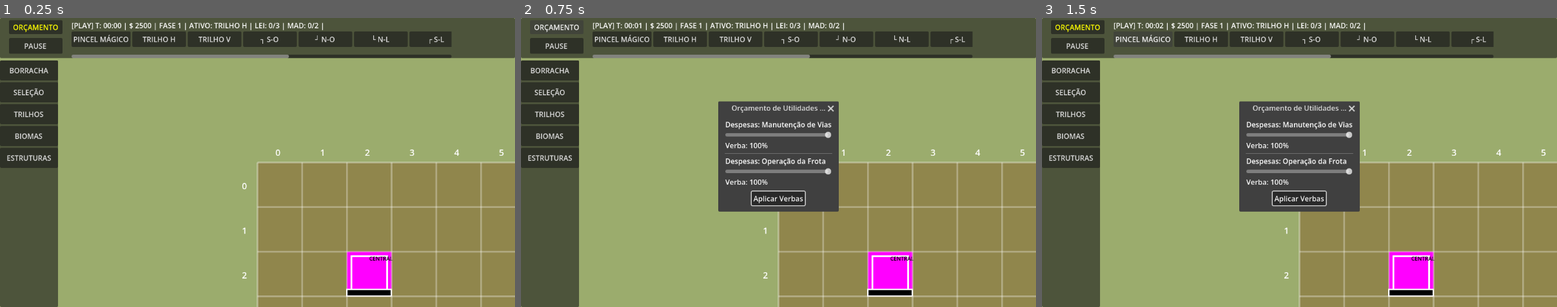
Above: before the commit, frames 1-3 (left to right).
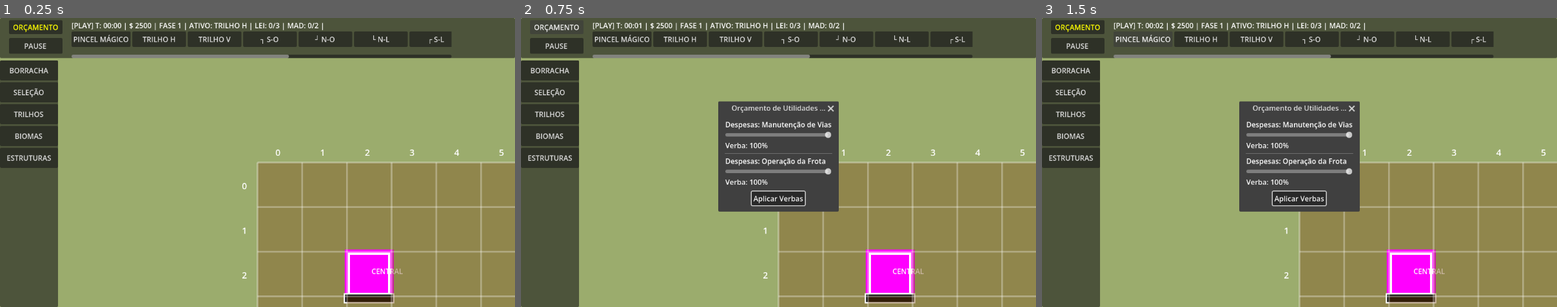
Above: after the commit, the same moments.

Repository: jonathanhenriques/tremOS
Game: Godot game, scene res://scenes/main/main.tscn
The game is run twice, just before and just after one commit, with the same random seed, the same clock (stepped at 60 frames per second) and the same inputs. The project has no main scene, so this scene is started directly.
Inputs:
- Up to frame 1 (0.25 s): no input
- Up to frame 2 (0.75 s): click "ORÇAMENTO" at 0.5 s
- Up to frame 3 (1.5 s): click "PINCEL MÁGICO" at 1.25 s

The runs differ from the first frame. In frame 1, 1.1% of the frame differs, in the area x 66-79%, y 79-99%; in frame 2, 1.1%; in frame 3, 1.1%.

Commit message:
alterar letra da bifurcação e cruzamento. aumentando tamanho dos trens.  alteracao na Frente da Estacao  e Botao de (Continuar) no popup de colisao

Diff:
--- a/scenes/main/game_manager.gd
+++ b/scenes/main/game_manager.gd
@@ -46,6 +46,9 @@
 var custos_construcao = {3: 10, 4: 10, 18: 15, 19: 15, 20: 15, 21: 15, 5: 30, 6: 40, 7: 50, 12: 100, 13: 100, 15: 150, 16: 150, 23: 50, 24: 50}
 var estacoes_oferta = {}
 
+var popup_game_over: ConfirmationDialog
+var jogo_perdido: bool = false
+
 var categorias = {"TRILHOS": [22, 3, 4, 18, 19, 20, 21, 5, 6, 7, 23, 24], "BIOMAS": [2, 11, 14, 9, 10], "ESTRUTURAS": [17, 8, 12, 13, 15, 16]}
 var nomes_tiles = {0: "BORRACHA", 1: "SELEÇÃO", 2: "TERRA", 3: "TRILHO H", 4: "TRILHO V", 18: "┐ S-O", 19: "┘ N-O", 20: …(268 unchanged characters)…
 
@@ -73,6 +76,17 @@
 	if not Input.is_mouse_button_pressed(MOUSE_BUTTON_LEFT):
 		ultima_pos_pincel = Vector2i(-1, -1)
 
+	# --- LÓGICA DE ROTAÇÃO DOS TRENS ---
+	# Faz o trem sempre "olhar" para onde está indo, garantindo que o vagão fique atrás
+	for id in trens_ativos.keys():
+		var t = trens_ativos[id]
+		if is_instance_valid(t):
+			var prev_pos = t.get_meta("prev_pos", t.position)
+			if t.position.distance_squared_to(prev_pos) > 1.0: # Se ele se moveu
+				t.rotation = prev_pos.angle_to_point(t.position)
+				t.set_meta("prev_pos", t.position)
+
+
 func _setup_dialogos():
 	popup_confirmacao = ConfirmationDialog.new(); add_child(popup_confirmacao)
 	popup_confirmacao.title = "Aviso de Engenharia"; popup_confirmacao.dialog_text = "Deseja remover esta estação?"
@@ -90,7 +104,29 @@
 	popup_relatorio.confirmed.connect(_iniciar_nova_semana)
 	popup_relatorio.process_mode = Node.PROCESS_MODE_ALWAYS
 
+	# --- TELA DE COLISÃO (RESTAURADA) ---
+	popup_game_over = ConfirmationDialog.new()
+	add_child(popup_game_over)
+	popup_game_over.title = "💥 COLISÃO FERROVIÁRIA! 💥"
+	popup_game_over.ok_button_text = "Reiniciar Fase"
+	popup_game_over.cancel_button_text = "Abandonar Jogo"
+	popup_game_over.process_mode = Node.PROCESS_MODE_ALWAYS
+
+	var btn_dev = popup_game_over.add_button("Ignorar e Continuar", false, "continuar_dev")
+	btn_dev.pressed.connect(func():
+		jogo_perdido = false
+		get_tree().paused = false
+		popup_game_over.hide()
+	)
+
+	popup_game_over.confirmed.connect(func(): _iniciar_fase(nivel_atual))
+	popup_game_over.canceled.connect(func(): get_tree().quit())
+	# ------------------------------------
+
 	_construir_painel_orcamento()
+
+
+
 
 func _construir_painel_orcamento():
 	popup_orcamento = AcceptDialog.new(); add_child(popup_orcamento)
@@ -472,15 +508,32 @@
 	_reconstruir_malha()
 	ultima_pos_pincel = Vector2i(x, y)
 
+
+
 func _spawnar_trem(pontos, id, carga, o, d):
 	var t = Node2D.new(); t.name = id; t.z_index = 20; add_child(t); trens_ativos[id] = t
-	var loc = ColorRect.new(); loc.size = Vector2(40, 30); loc.color = Color(0.1, 0.1, 0.1); t.add_child(loc)
-	var vag = ColorRect.new(); vag.name = "Vagao"; vag.size = Vector2(25, 20); vag.color = Color(0.3, 0.3, 0.3); vag.position = Vector2(42, 5); t.add_child(vag)
+
+	# --- TREM E VAGÃO MAIORES E ALINHADOS ---
+	var loc = ColorRect.new(); loc.size = Vector2(60, 40); loc.color = Color(0.1, 0.1, 0.1);
+	loc.position = Vector2(-30, -20) # Centro da Locomotiva no Pivot
+	t.add_child(loc)
+
+	var vag = ColorRect.new(); vag.name = "Vagao"; vag.size = Vector2(40, 30); vag.color = Color(0.3, 0.3, 0.3);
+	vag.position = Vector2(-75, -15) # Vagão sempre ATRÁS (-X) da Locomotiva
+	t.add_child(vag)
+	# ----------------------------------------
 
 	t.set_meta("origem", o)
 	t.set_meta("destino", d)
 
-	var pts = []; for p in pontos: pts.append(Vector2(p.x*100 + 10, p.y*100 + 35))
+	# Define a posição inicial na memória para a rotação funcionar desde o primeiro frame
+	var pos_inicial = Vector2(pontos[0].x * 100 + 50, pontos[0].y * 100 + 50)
+	t.set_meta("prev_pos", pos_inicial)
+	t.position = pos_inicial
+
+	var pts = [];
+	# Agora o ponto de navegação fica exatamente no centro do tile (50, 50)
+	for p in pontos: pts.append(Vector2(p.x*100 + 50, p.y*100 + 50))
 	var p_rev = pts.duplicate(); p_rev.reverse()
 
 	var vel = 0.4 / (verba_trens/100.0 * verba_vias/100.0)
@@ -493,6 +546,8 @@
 			t.get_node("Vagao").color = Color(0.3, 0.3, 0.3); estoque[carga] += 1; dinheiro += recompensas[carga]; receita_semanal += recompensas[carga]
 			_spawn_floating_text(t.position, "+ $" + str(recompensas[carga]), Color.GREEN); _atualizar_status_bar(); _checar_vitoria())
 
+
+
 func _checar_vitoria():
 	var ok = true
 	for r in metas.keys(): if metas[r] > 0 and estoque[r] < metas[r]: ok = false
--- a/scenes/tile/tile.gd
+++ b/scenes/tile/tile.gd
@@ -164,20 +164,12 @@
 	queue_redraw()
 
 # --- MÉTODOS VISUAIS E DESENHO ---
+
+
 func _desenhar_simbolo(estado, alpha, tex_node):
-	var c = Color(0, 0, 0, alpha)
-	var c_white = Color(1, 1, 1, alpha)
-	var font = get_theme_default_font()
-	var rect = Rect2(Vector2.ZERO, size)
-
-	if estado in [3, 12, 15, 23]:
-		tex_node.texture = _tex_trilho
-		tex_node.rotation = 0
-		tex_node.modulate = Color(0.1, 0.1, 0.1, alpha)
-	if estado in [4, 13, 16, 24]:
-		tex_node.texture = _tex_trilho
-		tex_node.rotation = PI/2
-		tex_node.modulate = Color(0.1, 0.1, 0.1, alpha)
+	var c = Color(0, 0, 0, alpha); var c_white = Color(1, 1, 1, alpha); var font = get_theme_default_font(); var rect = Rect2(Vector2.ZERO, size)
+	if estado in [3, 12, 15, 23]: tex_node.texture = _tex_trilho; tex_node.rotation = 0; tex_node.modulate = Color(0.1, 0.1, 0.1, alpha)
+	if estado in [4, 13, 16, 24]: tex_node.texture = _tex_trilho; tex_node.rotation = PI/2; tex_node.modulate = Color(0.1, 0.1, 0.1, alpha)
 	if estado in [18, 19, 20, 21]:
 		var p1 = Vector2(50, 50); var p2 = Vector2(50, 50)
 		if estado == 18: p1 = Vector2(50, 100); p2 = Vector2(0, 50)
@@ -186,43 +178,45 @@
 		if estado == 21: p1 = Vector2(50, 100); p2 = Vector2(100, 50)
 		draw_polyline_colors(PackedVector2Array([p1, Vector2(50, 50), p2]), [c, c, c], 8.0, true)
 	if estado == 5 or estado == 6:
-		var d_list = [Vector2i(0,-1), Vector2i(0,1), Vector2i(-1,0), Vector2i(1,0)]
-		var viz = []
+		var d_list = [Vector2i(0,-1), Vector2i(0,1), Vector2i(-1,0), Vector2i(1,0)]; var viz = []
 		for d in d_list:
 			var n = gm_ref._get_tile_at(pos_x + d.x, pos_y + d.y)
 			if n and gm_ref._eh_trilho_ou_estacao(n.estado_atual): viz.append(d)
-		if viz.size() == 0:
-			draw_string(font, Vector2(25, 65), "Y" if estado==5 else "H", HORIZONTAL_ALIGNMENT_CENTER, -1, 60, c)
+		if viz.size() == 0: draw_string(font, Vector2(25, 65), "Y" if estado==5 else "H", HORIZONTAL_ALIGNMENT_CENTER, -1, 60, c)
 		if viz.size() > 0:
-			for d in viz:
-				draw_line(Vector2(50, 50), Vector2(50, 50) + Vector2(d.x, d.y) * 50, c, 8.0)
-			draw_circle(Vector2(50, 50), 6.0, c)
-	if estado == 7:
-		draw_rect(rect, Color(0.1, 0.5, 0.1, 0.3 * alpha) if chave_aberta else Color(0.5, 0.1, 0.1, 0.3 * alpha))
-		draw_string(font, Vector2(35, 60), "S", HORIZONTAL_ALIGNMENT_CENTER, -1, 30, c_white)
+			for d in viz: draw_line(Vector2(50, 50), Vector2(50, 50) + Vector2(d.x, d.y) * 50, c, 8.0)
+			if estado == 5:
+				draw_circle(Vector2(50, 50), 14.0, c)
+				draw_colored_polygon(PackedVector2Array([Vector2(50, 42), Vector2(58, 56), Vector2(42, 56)]), Color(0.9, 0.7, 0.1, alpha))
+			elif estado == 6:
+				draw_rect(Rect2(38, 38, 24, 24), c)
+				draw_rect(Rect2(42, 42, 16, 16), Color(0.5, 0.5, 0.5, alpha))
+	if estado == 7: draw_rect(rect, Color(0.1, 0.5, 0.1, 0.3 * alpha) if chave_aberta else Color(0.5, 0.1, 0.1, 0.3 * alpha)); draw_string(font, Vector2(35, 60), "S", HORIZONTAL_ALIGNMENT_CENTER, -1, 30, c_white)
 	if estado == 23 or estado == 24:
-		draw_rect(Rect2(40, 15, 20, 15) if estado==23 else Rect2(15, 40, 15, 20), c)
-		draw_circle(Vector2(50, 22) if estado==23 else Vector2(22, 50), 5, Color(0, 1, 0, alpha) if semaforo_aberto else Color(1, 0, 0, alpha))
-
+		draw_rect(Rect2(40, 15, 20, 15) if estado==23 else Rect2(15, 40, 15, 20), c); draw_circle(Vector2(50, 22) if estado==23 else Vector2(22, 50), 5, Color(0, 1, 0, alpha) if semaforo_aberto else Color(1, 0, 0, alpha))
+
+	# --- ESTAÇÕES EXPANDIDAS E MAIORES ---
 	if estado == 17:
-		draw_rect(rect, Color(1, 0, 1, alpha))
-		draw_rect(Rect2(10, 10, 80, 80), c_white, false, 4.0)
-		draw_rect(Rect2(0, 85, 100, 15), Color(0, 0, 0, alpha))
-		draw_rect(Rect2(0, 85, 100, 15), c_white, false, 3.0)
-		draw_string(font, Vector2(50, 20), "CENTRAL", HORIZONTAL_ALIGNMENT_CENTER, -1, 12, c)
+		var rect_gigante = Rect2(-5, -5, 110, 110)
+		draw_rect(rect_gigante, Color(1, 0, 1, alpha))
+		draw_rect(Rect2(5, 5, 90, 90), c_white, false, 5.0)
+		draw_rect(Rect2(-5, 95, 110, 20), Color(0, 0, 0, alpha))
+		draw_rect(Rect2(-5, 95, 110, 20), c_white, false, 3.0)
+		draw_string(font, Vector2(55, 50), "CENTRAL", HORIZONTAL_ALIGNMENT_CENTER, -1, 16, c_white)
 	if estado == 8:
-		draw_rect(rect, Color(1, 0.84, 0, alpha))
-		draw_rect(Rect2(0, 85, 100, 15), Color(0, 0, 0, alpha))
-		draw_rect(Rect2(0, 85, 100, 15), c_white, false, 3.0)
-		draw_string(font, Vector2(50, 20), "TEM " + gm_ref.estacoes_oferta.get(Vector2i(pos_x, pos_y), "N/A"), HORIZONTAL_ALIGNMENT_CENTER, -1, 12, c)
+		var rect_gigante = Rect2(-5, -5, 110, 110)
+		draw_rect(rect_gigante, Color(1, 0.84, 0, alpha))
+		draw_rect(Rect2(-5, 95, 110, 20), Color(0, 0, 0, alpha))
+		draw_rect(Rect2(-5, 95, 110, 20), c_white, false, 3.0)
+		draw_string(font, Vector2(55, 50), "TEM " + gm_ref.estacoes_oferta.get(Vector2i(pos_x, pos_y), "N/A"), HORIZONTAL_ALIGNMENT_CENTER, -1, 18, c)
+	# -------------------------------------
 
 	if estado == 9:
-		if arvore_cortada:
-			draw_circle(Vector2(50, 50), 25, Color(0.82, 0.7, 0.55, alpha))
-		if not arvore_cortada:
-			draw_colored_polygon(PackedVector2Array([Vector2(50, 15), Vector2(85, 85), Vector2(15, 85)]), Color(0.13, 0.54, 0.13, alpha))
-	if estado == 10:
-		draw_rect(Rect2(25, 35, 50, 30), Color(0.5, 0.5, 0.5, alpha))
+		if arvore_cortada: draw_circle(Vector2(50, 50), 25, Color(0.82, 0.7, 0.55, alpha))
+		if not arvore_cortada: draw_colored_polygon(PackedVector2Array([Vector2(50, 15), Vector2(85, 85), Vector2(15, 85)]), Color(0.13, 0.54, 0.13, alpha))
+	if estado == 10: draw_rect(Rect2(25, 35, 50, 30), Color(0.5, 0.5, 0.5, alpha))
+
+
 
 func _draw():
 	var rect = Rect2(Vector2.ZERO, size)
